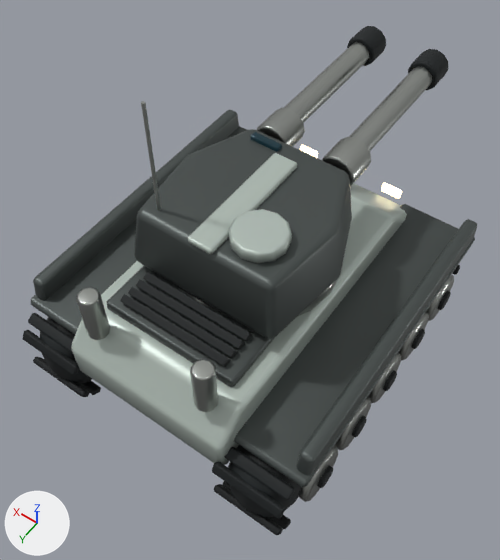
Renders of the glTF model github-io/public/models/breaker.glb from each side of a commit.
Before and after are seen from a camera (50 mm lens) standing at (-1.74, 2.53, 4.52) and looking at (-0.06, 0.19, 0.84). Lighting does not change. The marker at lower left points along +X, +Y and +Z. The older version comes first. Where no turn or scale is listed for an object, it has been applied to the vertices.

In view in the first picture: 'Armor.003', 'Cannon', 'Deck', 'Hull', 'Muzzle', 'Steel.003', 'Tracks', 'Turret_head', 'Turret_head.001', 'Wheels' and 3 more.
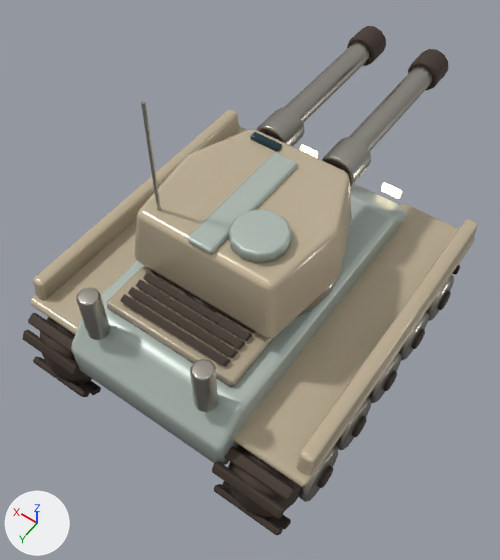
Location of each change, [x1, y1, x2, y2] in pixels of the pictures (500 x 560 px):
'Armor.003', recoloured (lighter): [31, 110, 477, 487] in both
'Turret_head', recoloured (lighter): [134, 129, 352, 339] in both

Diff of the bpy script that builds the scene:
```diff
--- a/github-io/public/models/breaker.glb.py
+++ b/github-io/public/models/breaker.glb.py
@@ mat_armor_002 @@
+mat_armor_002 = bpy.data.materials.new('Armor.002')
+# nodes: BsdfPrincipled, Mix, OutputMaterial, VertexColor
+# colours: beige #d6c6aa, mixed with the vertex colours
@@ me_armor_003 @@
 me_armor_003.from_pydata(...)  # 184 vertices, 348 faces; spans x -1.12..1.12, y -1.2..1.13, z 0.59..1.02
-me_armor_003.materials.append(mat_armor_003)
+me_armor_003.materials.append(mat_armor_002)
@@ me_turret_head @@
 me_turret_head.from_pydata(...)  # 68 vertices, 132 faces; spans x -0.623..0.623, y -0.513..0.644, z 1.06..1.52
-me_turret_head.materials.append(mat_armor_003)
+me_turret_head.materials.append(mat_armor_002)
```
